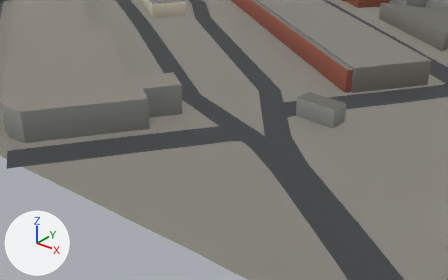
The glTF model public/tiles/sf/t-1_11.glb, before and after one commit.
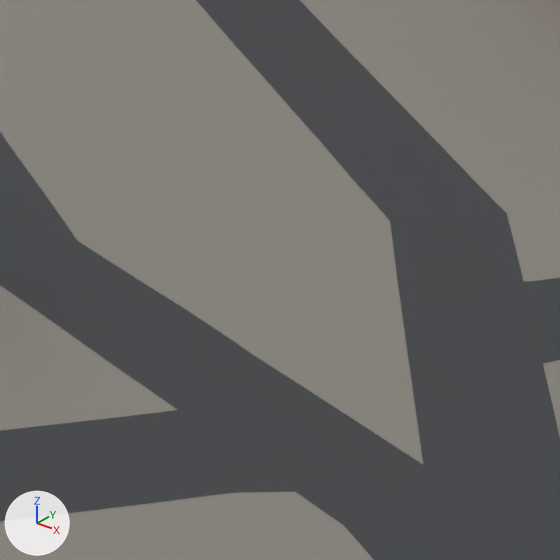
Old and new are each drawn from a 50 mm lens placed at (-17.2, -6080.6, 83.4), pointed at (-127.3, -5943.0, -1.8) and again close up on the part from 42% to 65% of the width and 18% to 55% of the height. The axes (+X, +Y, +Z) are drawn at lower left. The lights are the same throughout. The first two pictures are the older version. The close-ups show mesh edges as thin lines. Where no turn or scale is listed for an object, it has been applied to the vertices.

Objects in the first close-up: 'ground', 'roads'.
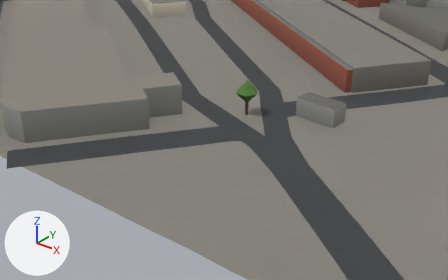
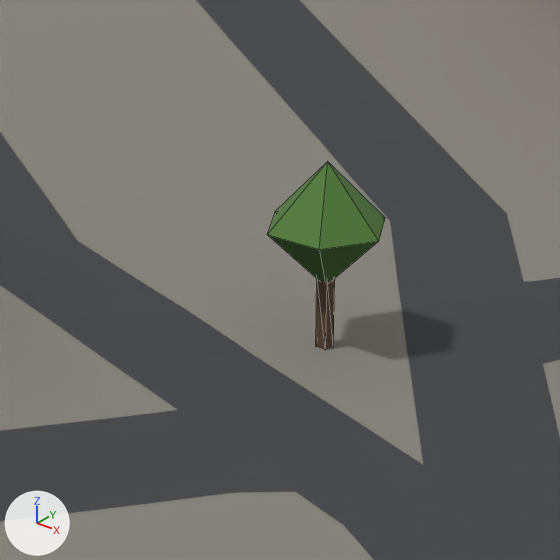
What changed in the scene script:
```text
Add mat_foliage:
    mat_foliage = bpy.data.materials.new('foliage')
    mat_foliage.use_nodes = True; mat_foliage.node_tree.nodes.clear()
    _N = mat_foliage.node_tree.nodes; _L = mat_foliage.node_tree.links
    n0 = _N.new('ShaderNodeBsdfPrincipled'); n0.name = 'Principled BSDF'
    n0.inputs[2].default_value = 0.95  # 'Roughness'
    n1 = _N.new('ShaderNodeOutputMaterial'); n1.name = 'Material Output'
    n2 = _N.new('ShaderNodeVertexColor'); n2.name = 'Color Attribute'
    _L.new(n0.outputs[0], n1.inputs[0])  # 'BSDF' to 'Surface'
    _L.new(n2.outputs[0], n0.inputs[0])  # 'Color' to 'Base Color'
Add me_foliage_broadleaf:
    me_foliage_broadleaf.from_pydata(...)  # 16 vertices, 20 faces; spans x -3.75..3.75, y -3.22..3.22, z -0.24..11.75
    me_foliage_broadleaf.materials.append(mat_foliage)
Add ob_foliage_broadleaf_001:
    ob_foliage_broadleaf_001 = bpy.data.objects.new('foliage-broadleaf.001', me_foliage_broadleaf)
    ob_foliage_broadleaf_001.location = (-125.25, -5934.0, 4.31)
```

Changed parts and their boxes [x1, y1, x2, y2] in the close-ups (560 x 560 px):
'foliage-broadleaf.001', added (green)
    after: [267, 162, 385, 350]
